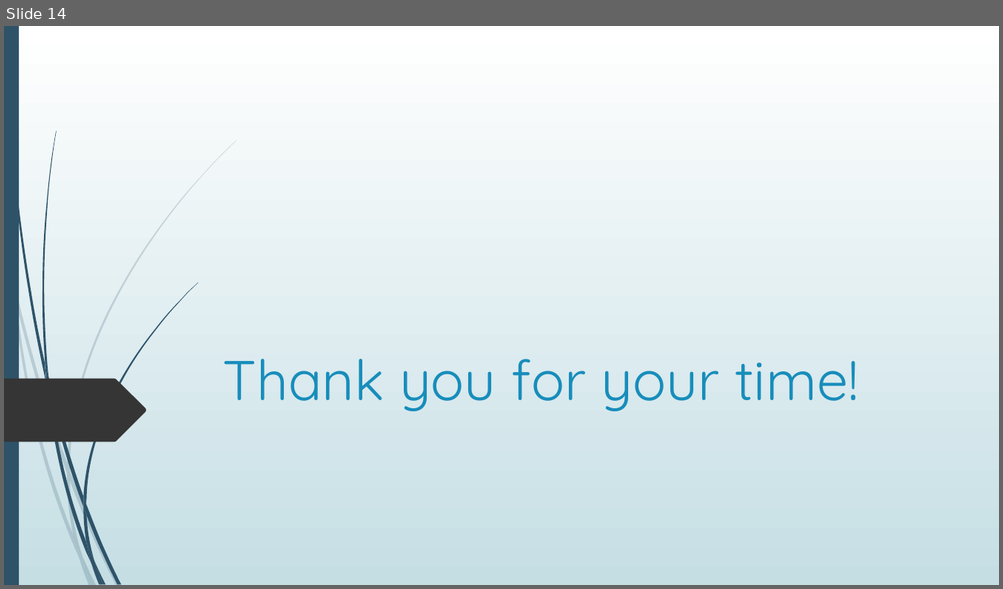
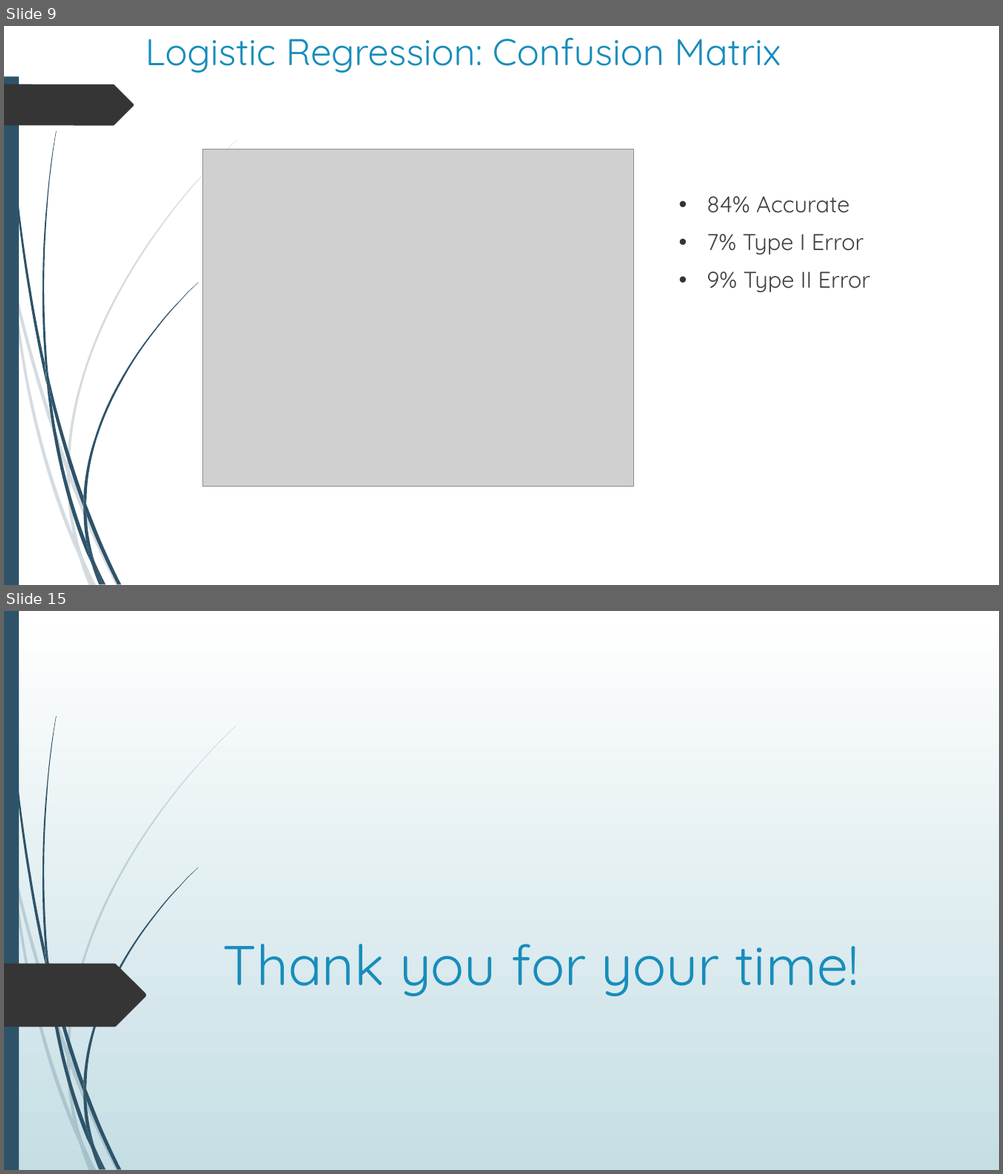
Before and after one commit to justingrisanti/dsc-phase-3-project, a slide deck: Module 3 Final Project Presentation.pptx. Shown one above the other, each under a label of ours: slide 14 before the commit, slides 9 and 15 after it; the slides between them are not shown. The pictures are 1003x589 and 1003x1174 pixels, drawn with LibreOffice and Linux fonts; fonts in the diff are those of the drawing; grey boxes stand for pictures. Boxes give left, top, right and bottom in pixels: in the first picture for what was removed or moved away, otherwise in the second. Text is boxed around its words. In the diff, an @@ line names an element or a change of style, - is before the commit and + after.

```diff
--- a/Module 3 Final Project Presentation.pptx
+++ b/Module 3 Final Project Presentation.pptx
@@ slide 9 added at bbox=[4, 26, 999, 585], background #FFFFFF; not listed: 23 template elements that a slide beside it also shows @@
@@ rectangle added at bbox=[4, 26, 27, 77], fill #FFFFFF @@
@@ title added at bbox=[145, 38, 781, 73], 36 pt, text #178DBB @@
+Logistic Regression: Confusion Matrix
@@ freeform shape added at bbox=[4, 84, 134, 125], fill #353535 @@
@@ picture added at bbox=[202, 150, 634, 487] @@
@@ text added at bbox=[706, 196, 871, 292], 22 pt, text #404040 @@
+• 84% Accurate
+• 7% Type I Error
+• 9% Type II Error
@@ what was slide 14 is now slide 15 @@
```
Also in this commit, not shown: 5 slides changed, 8 other slides added, 8 slides removed, 9 other files.
